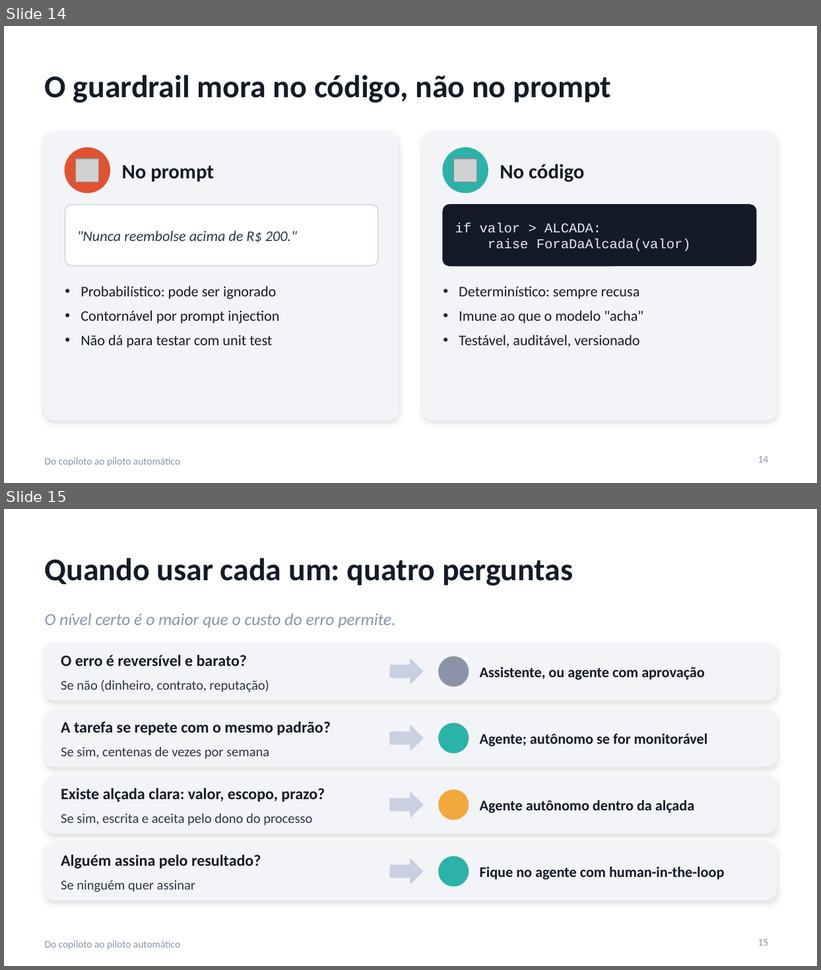
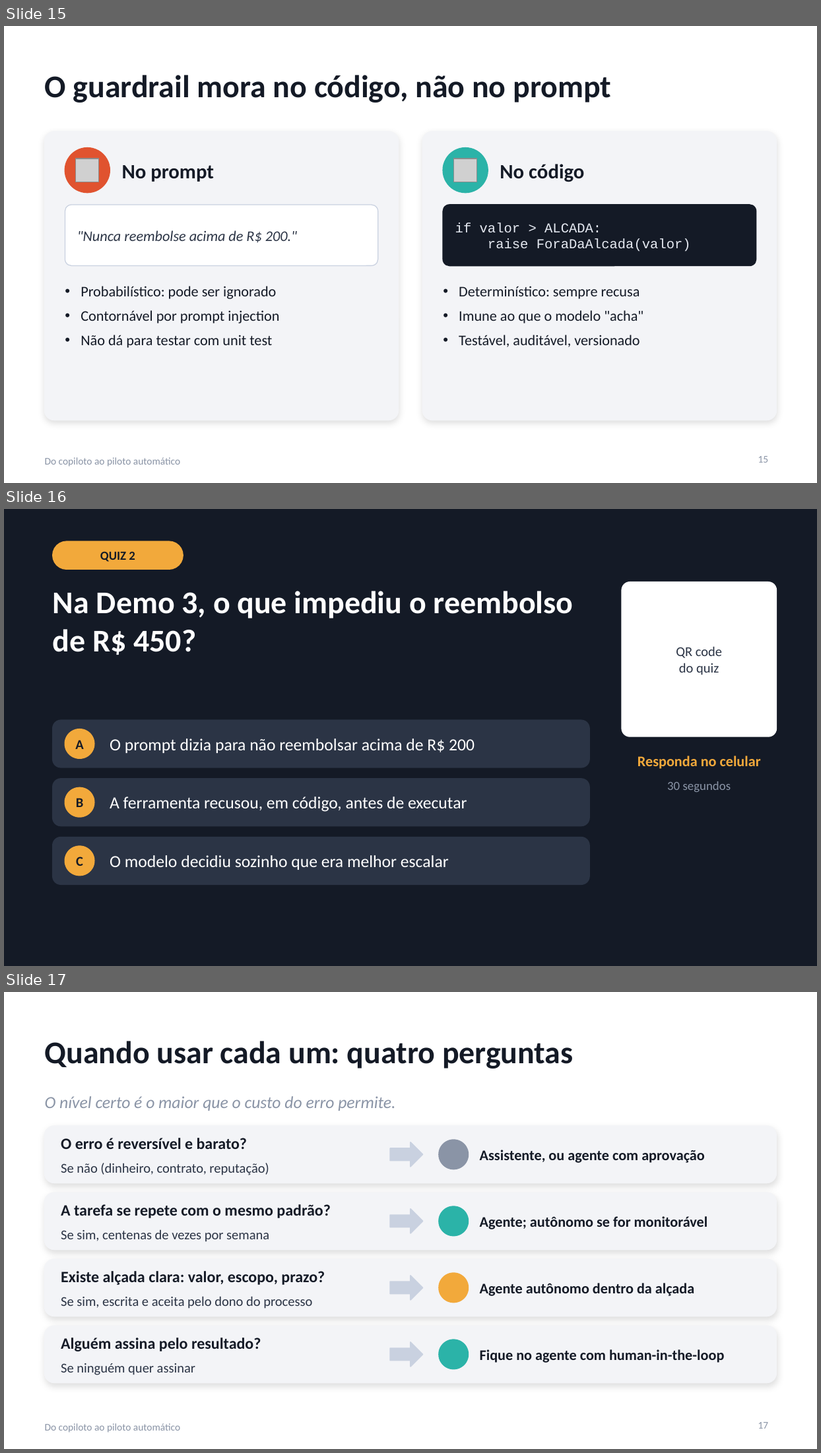
Before and after one commit to hsouzaeduardo/copiloto-piloto-automatico, a slide deck: slides/do-copiloto-ao-piloto-automatico.pptx. Shown one above the other, each under a label of ours: slides 14 and 15 before the commit, slides 15, 16 and 17 after it. The pictures are 821x970 and 821x1453 pixels, drawn with LibreOffice and Linux fonts; fonts in the diff are those of the drawing; grey boxes stand for pictures. Boxes give left, top, right and bottom in pixels: in the first picture for what was removed or moved away, otherwise in the second. Text is boxed around its words. In the diff, an @@ line names an element or a change of style, - is before the commit and + after.

```diff
--- a/slides/do-copiloto-ao-piloto-automatico.pptx
+++ b/slides/do-copiloto-ao-piloto-automatico.pptx
@@ slide 16 added at [4, 509, 817, 966], background #141A26 @@
@@ rounded rectangle added at [53, 541, 183, 569], fill #F2A93B, outline #F2A93B 1 pt @@
@@ text added at [100, 551, 135, 562], 11 pt, text #141A26, bold @@
+QUIZ 2
@@ rounded rectangle added at [622, 582, 776, 737], fill #FFFFFF, outline #FFFFFF 1 pt @@
@@ title added at [53, 591, 574, 655], 28 pt, text #FFFFFF, bold @@
+Na Demo 3, o que impediu o reembolso de R$ 450?
@@ text added at [676, 646, 722, 675], 12 pt, text #2B3445 @@
+QR code
+do quiz
@@ rounded rectangle added at [53, 720, 589, 768], fill #2B3445, outline #2B3445 1 pt @@
@@ ellipse added at [65, 729, 94, 758], fill #F2A93B, outline #F2A93B 1 pt @@
@@ text added at [75, 740, 83, 749], 12 pt, text #141A26, bold @@
+A
@@ text added at [110, 739, 475, 753], 15 pt, text #FFFFFF @@
+O prompt dizia para não reembolsar acima de R$ 200
@@ text added at [638, 756, 761, 769], 13 pt, text #F2A93B, bold @@
+Responda no celular
@@ rounded rectangle added at [53, 779, 589, 826], fill #2B3445, outline #2B3445 1 pt @@
@@ text added at [667, 782, 731, 792], 11 pt, text #8A94A6 @@
+30 segundos
@@ ellipse added at [65, 788, 94, 817], fill #F2A93B, outline #F2A93B 1 pt @@
@@ text added at [76, 798, 83, 807], 12 pt, text #141A26, bold @@
+B
@@ text added at [110, 797, 467, 812], 15 pt, text #FFFFFF @@
+A ferramenta recusou, em código, antes de executar
@@ rounded rectangle added at [53, 838, 589, 885], fill #2B3445, outline #2B3445 1 pt @@
@@ ellipse added at [65, 846, 94, 876], fill #F2A93B, outline #F2A93B 1 pt @@
@@ text added at [76, 857, 83, 866], 12 pt, text #141A26, bold @@
+C
@@ text added at [110, 855, 449, 870], 15 pt, text #FFFFFF @@
+O modelo decidiu sozinho que era melhor escalar
@@ what was slide 14 is now slide 15 @@
@@ page number at [758, 456, 769, 463]: text changed @@
-14
+15
@@ what was slide 15 is now slide 17 @@
@@ page number at [758, 1422, 769, 1429]: text changed @@
-15
+17
```
Also in this commit, not shown: 5 slides changed, 3 other slides added, 1 slide removed.
